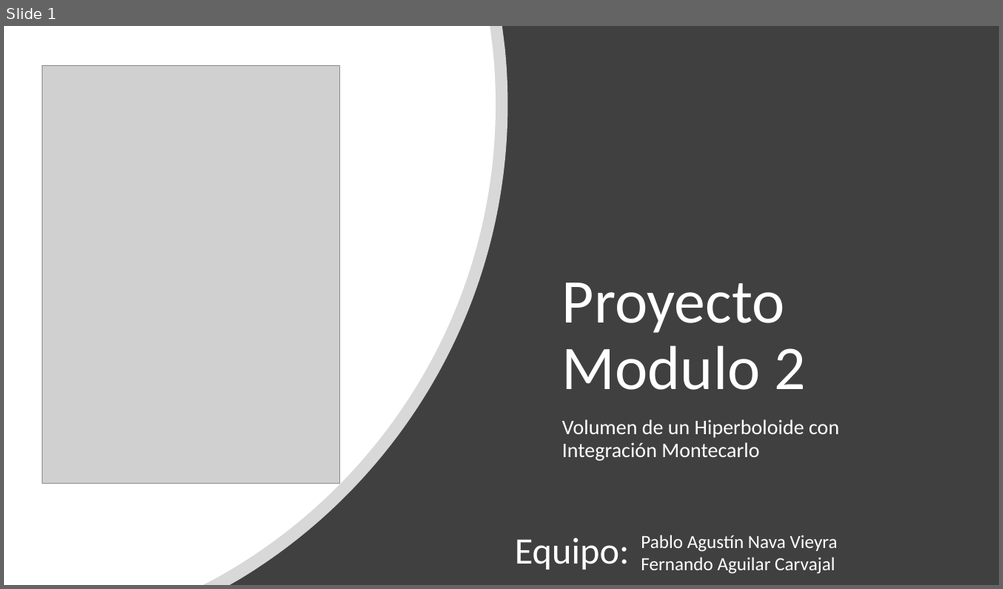
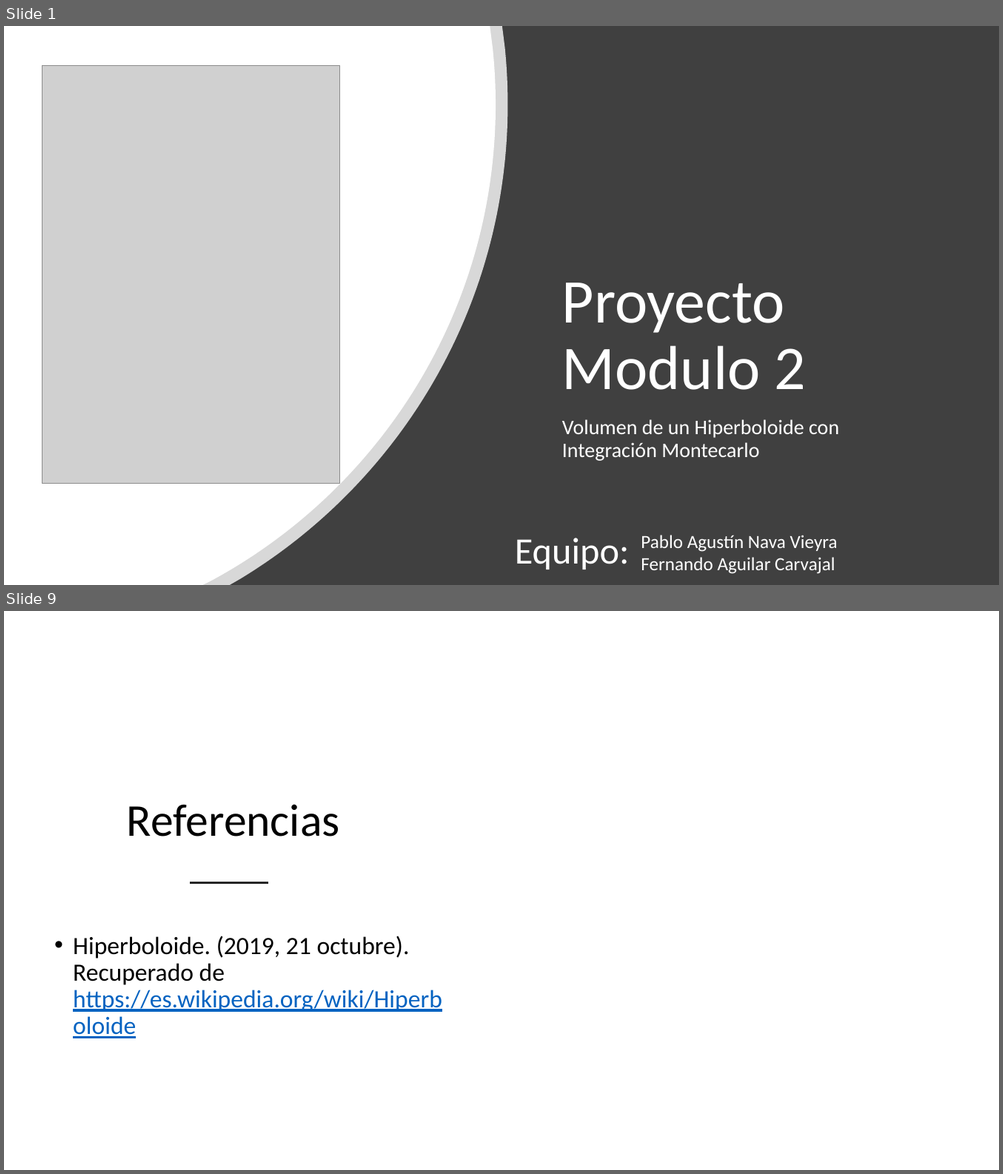
Before and after one commit to Fernando28AC/proyecto_modulo2, a slide deck: Proyecto_modulo2.pptx. Shown one above the other, each under a label of ours: slide 1 before the commit, slides 1 and 9 after it; the slides between them are not shown. The pictures are 1003x589 and 1003x1174 pixels, drawn with LibreOffice and Linux fonts; fonts in the diff are those of the drawing; grey boxes stand for pictures; background and template pictures are left out. Boxes give left, top, right and bottom in pixels: in the first picture for what was removed or moved away, otherwise in the second. Text is boxed around its words. In the diff, an @@ line names an element or a change of style, - is before the commit and + after.

```diff
--- a/Proyecto_modulo2.pptx
+++ b/Proyecto_modulo2.pptx
@@ slide 9 added at (4, 611, 999, 1170), background picture (left out) @@
@@ freeform shape added at (4, 692, 495, 1170), fill #FFFFFF at 75% opacity @@
@@ title added at (127, 804, 340, 837), 44 pt, text #000000 @@
+Referencias
@@ line added from (190, 883) to (267, 883), #262626 2 pt @@
@@ text added at (73, 936, 442, 1012), 24 pt, text #000000 @@
+• Hiperboloide. (2019, 21 octubre). Recuperado de https://es.wikipedia.org/wiki/Hiperboloide
```
Also in this commit, not shown: 7 other slides added, 3 slides removed, 2 other files.
